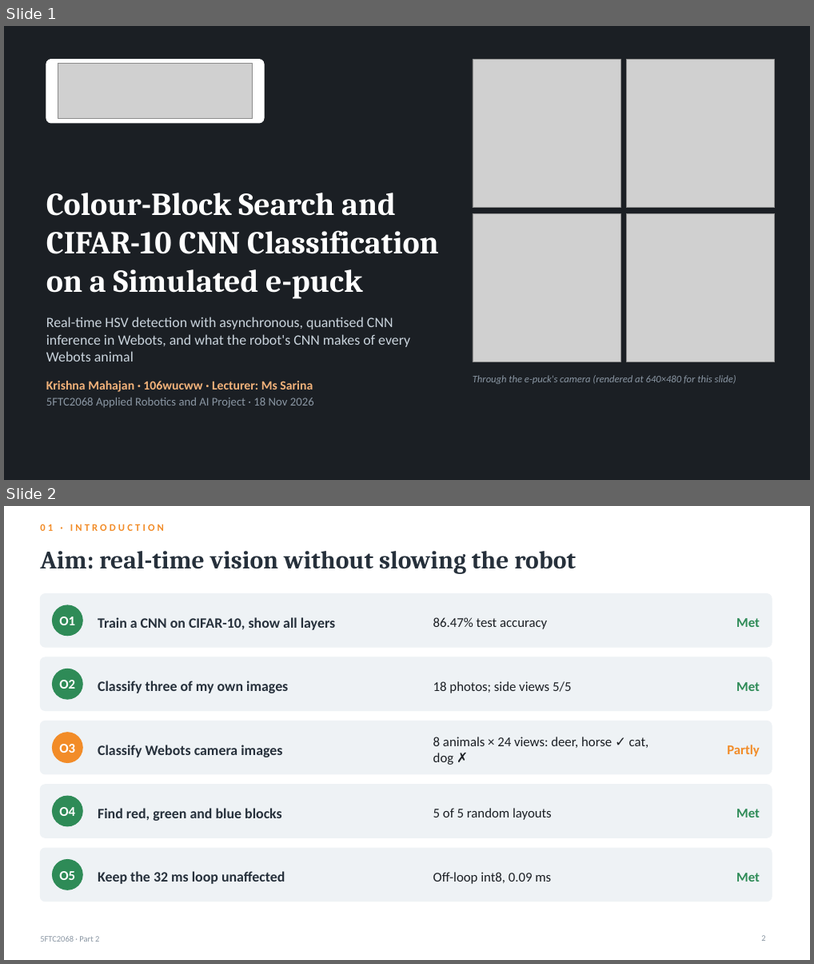
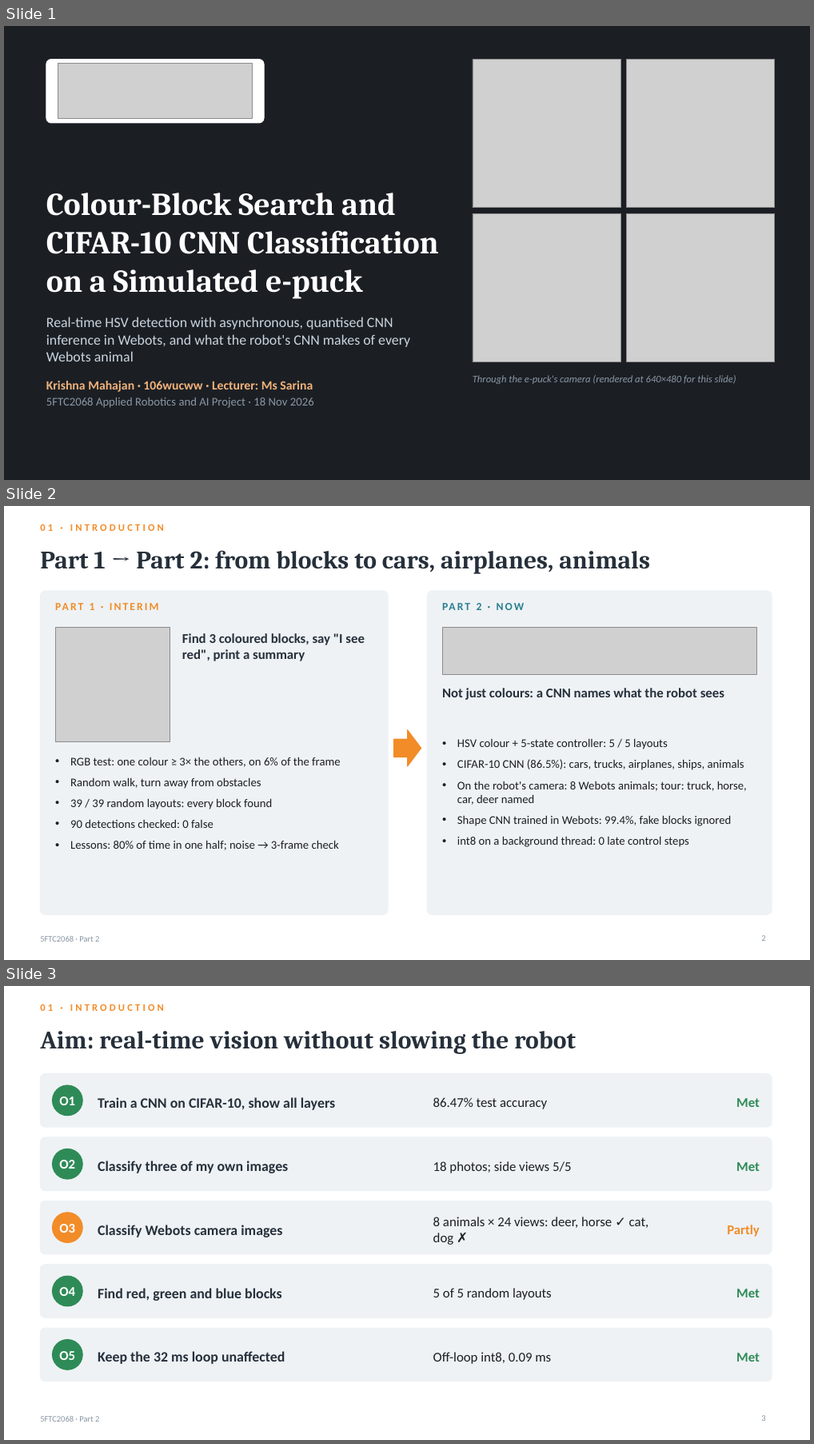
Before and after one commit to kris072008/webots-cnn-colour-detection, a slide deck: report/Krishna_Mahajan_106wucww_Part2_Presentation.pptx. Shown one above the other, each under a label of ours: slides 1 and 2 before the commit, slides 1, 2 and 3 after it. The pictures are 814x964 and 814x1444 pixels, drawn with LibreOffice and Linux fonts; fonts in the diff are those of the drawing; grey boxes stand for pictures. Boxes give left, top, right and bottom in pixels: in the first picture for what was removed or moved away, otherwise in the second. Text is boxed around its words. In the diff, an @@ line names an element or a change of style, - is before the commit and + after.

Commit message:
Slides and report: Part 1 summary (slide 2, Section 1.1), GitHub screenshots (slide 4, Figures 22-23)

```diff
--- a/report/Krishna_Mahajan_106wucww_Part2_Presentation.pptx
+++ b/report/Krishna_Mahajan_106wucww_Part2_Presentation.pptx
@@ slide 2 added at [4,506,810,960], background #FFFFFF; not listed: 1 template element that a slide beside it also shows @@
@@ text added at [40,524,164,531], 12 pt, text #F28C28, bold @@
+01 · INTRODUCTION
@@ title added at [40,550,650,574], 30 pt, text #26303B, bold @@
+Part 1 → Part 2: from blocks to cars, airplanes, animals
@@ rounded rectangle added at [40,591,388,914], fill #EEF2F5, outline #EEF2F5 1 pt @@
@@ rounded rectangle added at [427,591,772,914], fill #EEF2F5, outline #EEF2F5 1 pt @@
@@ text added at [90,603,95,610], 13 pt, text #F28C28, bold @@
+PART 1 · INTERIM
@@ text added at [477,603,482,610], 13 pt, text #2A7F8E, bold @@
+PART 2 · NOW
@@ picture added at [55,627,170,742] @@
@@ text added at [182,633,365,661], 16 pt, text #26303B, bold @@
+Find 3 coloured blocks, say "I see red", print a summary
@@ picture added at [442,627,757,674] @@
@@ text added at [442,688,725,700], 16 pt, text #26303B, bold @@
+Not just colours: a CNN names what the robot sees
@@ right arrow added at [394,730,422,766], fill #F28C28, outline #F28C28 1 pt @@
@@ text added at [458,738,747,847], 14 pt, text #1B1F24 @@
+• HSV colour + 5-state controller: 5 / 5 layouts
+• CIFAR-10 CNN (86.5%): cars, trucks, airplanes, ships, animals
+• On the robot's camera: 8 Webots animals; tour: truck, horse, car, deer named
+• Shape CNN trained in Webots: 99.4%, fake blocks ignored
+• int8 on a background thread: 0 late control steps
@@ text added at [70,756,340,850], 14 pt, text #1B1F24 @@
+• RGB test: one colour ≥ 3× the others, on 6% of the frame
+• Random walk, turn away from obstacles
+• 39 / 39 random layouts: every block found
+• 90 detections checked: 0 false
+• Lessons: 80% of time in one half; noise → 3-frame check
@@ page number added at [762,935,766,940], 10 pt, text #8A96A3 @@
+2
@@ what was slide 2 is now slide 3 @@
```
Also in this commit, not shown: 4 slides changed, 3 other files.
